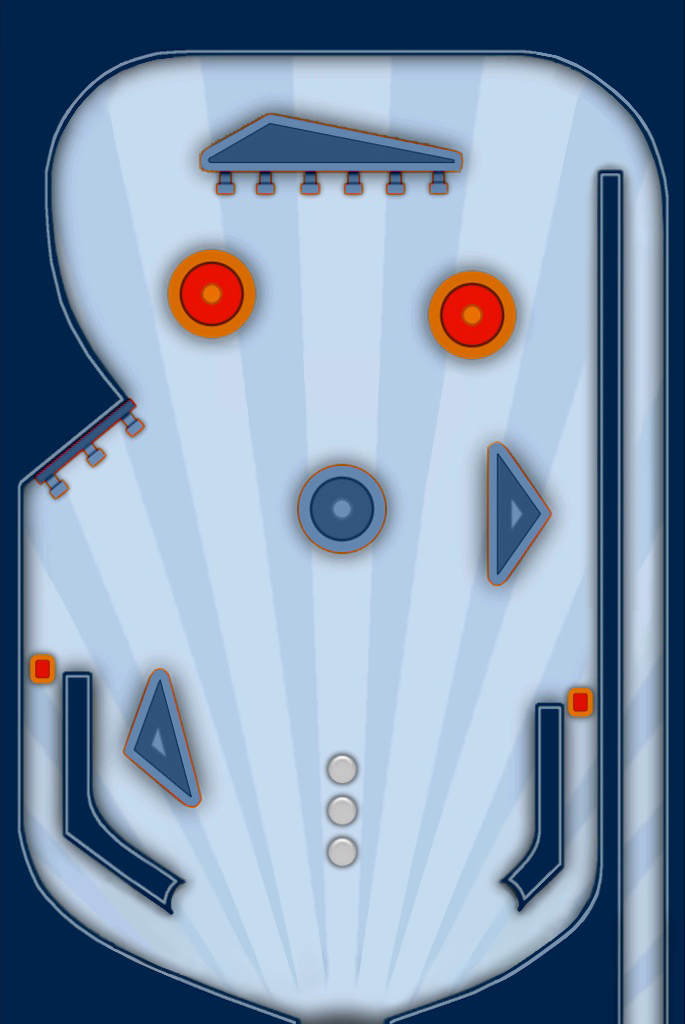
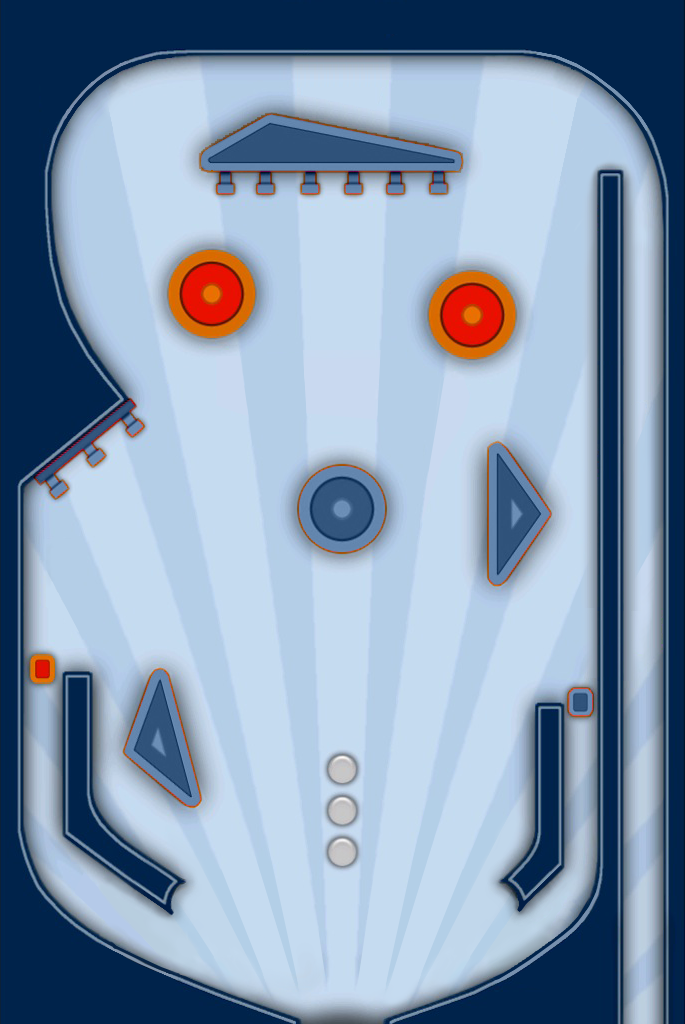
Before/after of a 685×1024 layered artwork. What changed in the layer stack:
added layer "Capa 10" above "FLIPPER" over [568, 688, 593, 716]
